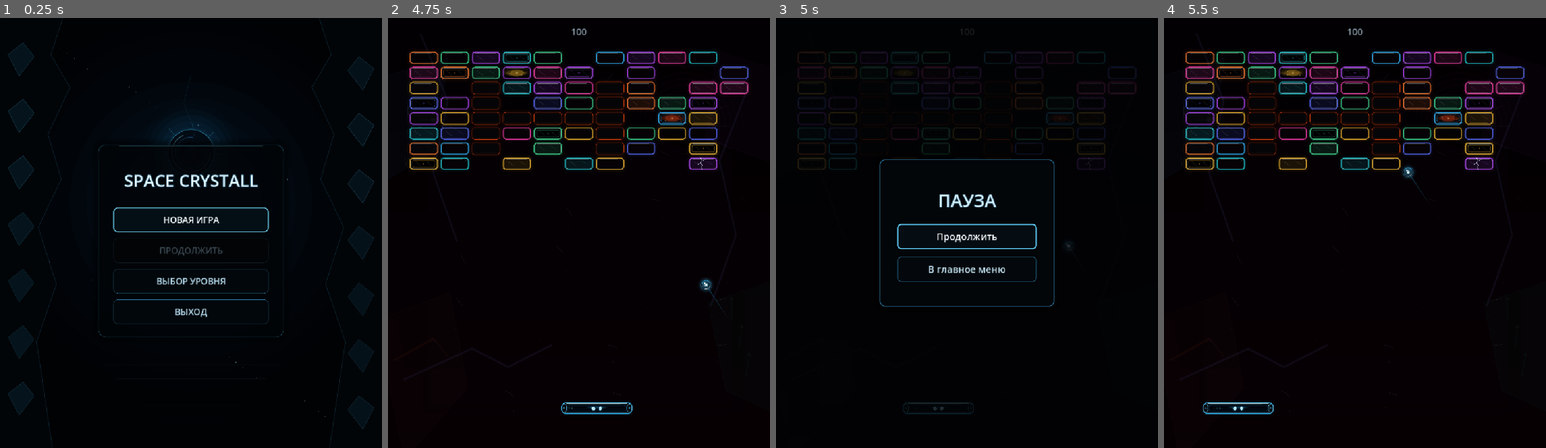
Above: before the commit, frames 1-4 (left to right).
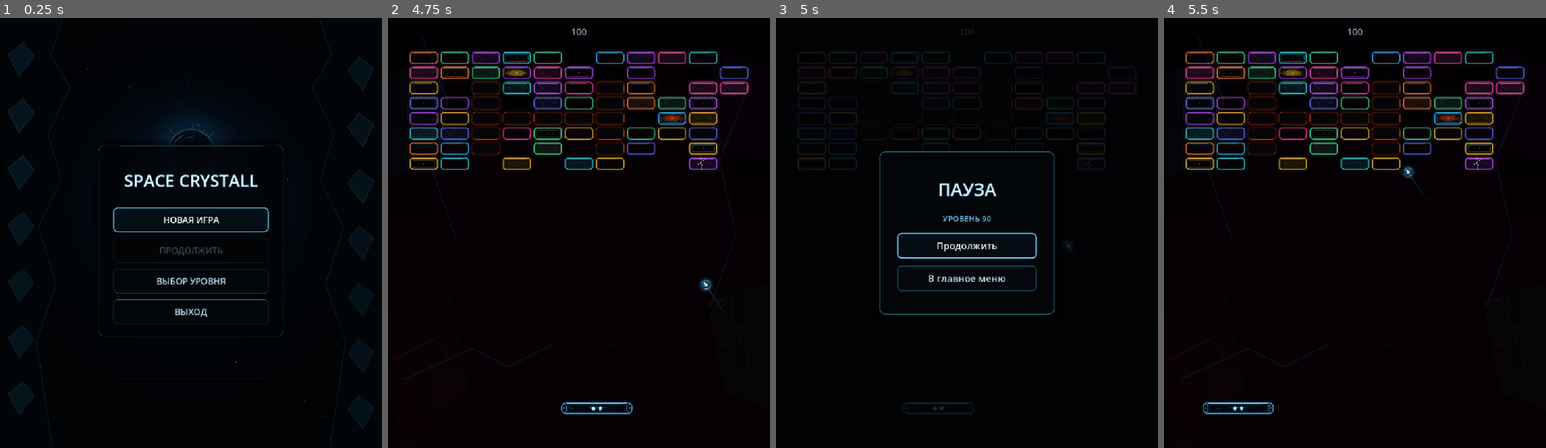
Above: after the commit, the same moments.

Repository: Ardarik421/arkanoid
Game: Godot game, scene res://scenes/main_menu.tscn
The game is run twice, just before and just after one commit, with the same random seed, the same clock (stepped at 60 frames per second) and the same inputs.
Inputs (mouse positions are in pixels of both pictures, inside the frame that each line leads up to):
- Up to frame 1 (0.25 s): no input
- Up to frame 2 (4.75 s): click "НОВАЯ ИГРА" at 0.5 s; tap Enter at 1.25 s; move the mouse to (663, 211) at 1.27 s; hold D (move_right) 1.28-2.03 s; tap Space (launch_ball) at 1.35, 2.1, 2.85, 3.6, 4.25, 4.35 s; move the mouse to (502, 254) at 2.02 s; hold A (move_left) 2.03-2.78 s; move the mouse to (617, 138) at 2.77 s; hold D (move_right) 2.78-4.28 s; move the mouse to (559, 319) at 3.52 s; move the mouse to (693, 297) at 4.27 s; hold A (move_left) from 4.28 s (still down)
- Up to frame 3 (5 s): keep holding A (move_left); tap Escape (ui_cancel) at 4.9 s
- Up to frame 4 (5.5 s): keep holding A (move_left); move the mouse to (1240, 168) at 5.02 s; tap Space (launch_ball) at 5.1 s

Frames 1-2 are identical in both runs. In frame 3, 2.5% of the frame differs, in the area x 27-73%, y 30-69%; in frame 4, nothing differs.

Commit message:
Добавил номер уровня в меню паузы

Diff:
--- a/scenes/pause_menu.gd
+++ b/scenes/pause_menu.gd
@@ -9,6 +9,7 @@
 const MAIN_MENU_SCENE: String = "res://scenes/main_menu.tscn"
 
 var pause_panel: Panel
+var level_label: Label
 
 func _ready():
 	process_mode = Node.PROCESS_MODE_ALWAYS
@@ -27,27 +28,40 @@
 	pause_overlay.move_child(pause_panel, 0)
 	pause_panel.set_anchors_preset(Control.PRESET_CENTER)
 	pause_panel.offset_left = -220.0
-	pause_panel.offset_top = -185.0
+	pause_panel.offset_top = -205.0
 	pause_panel.offset_right = 220.0
-	pause_panel.offset_bottom = 185.0
+	pause_panel.offset_bottom = 205.0
 	pause_panel.mouse_filter = Control.MOUSE_FILTER_IGNORE
 	pause_panel.add_theme_stylebox_override("panel", _make_panel_style())
 
 	pause_menu.set_anchors_preset(Control.PRESET_CENTER)
 	pause_menu.offset_left = -175.0
-	pause_menu.offset_top = -120.0
+	pause_menu.offset_top = -145.0
 	pause_menu.offset_right = 175.0
-	pause_menu.offset_bottom = 120.0
+	pause_menu.offset_bottom = 145.0
 	pause_menu.custom_minimum_size = Vector2(350.0, 0.0)
 	pause_menu.add_theme_constant_override("separation", 18)
 
-	pause_title.custom_minimum_size = Vector2(0.0, 82.0)
+	pause_title.custom_minimum_size = Vector2(0.0, 72.0)
 	pause_title.add_theme_font_size_override("font_size", 44)
 	pause_title.add_theme_color_override("font_color", Color(0.82, 0.94, 1.0, 1.0))
 	pause_title.add_theme_color_override("font_outline_color", Color(0.02, 0.16, 0.24, 1.0))
 	pause_title.add_theme_constant_override("outline_size", 6)
 	pause_title.horizontal_alignment = HORIZONTAL_ALIGNMENT_CENTER
 	pause_title.vertical_alignment = VERTICAL_ALIGNMENT_CENTER
+
+	level_label = Label.new()
+	level_label.name = "PauseLevel"
+	level_label.custom_minimum_size = Vector2(0.0, 38.0)
+	level_label.add_theme_font_size_override("font_size", 20)
+	level_label.add_theme_color_override("font_color", Color(0.48, 0.78, 0.94, 0.92))
+	level_label.add_theme_color_override("font_outline_color", Color(0.01, 0.08, 0.12, 1.0))
+	level_label.add_theme_constant_override("outline_size", 3)
+	level_label.horizontal_alignment = HORIZONTAL_ALIGNMENT_CENTER
+	level_label.vertical_alignment = VERTICAL_ALIGNMENT_CENTER
+	level_label.mouse_filter = Control.MOUSE_FILTER_IGNORE
+	pause_menu.add_child(level_label)
+	pause_menu.move_child(level_label, pause_title.get_index() + 1)
 
 	_style_button(continue_button)
 	_style_button(main_menu_button)
@@ -112,6 +126,9 @@
 	hide_pause_menu()
 
 func show_pause_menu():
+	var main = get_parent()
+	if level_label != null and main != null:
+		level_label.text = "УРОВЕНЬ %d" % int(main.current_level)
 	visible = true
 	continue_button.grab_focus()
 
